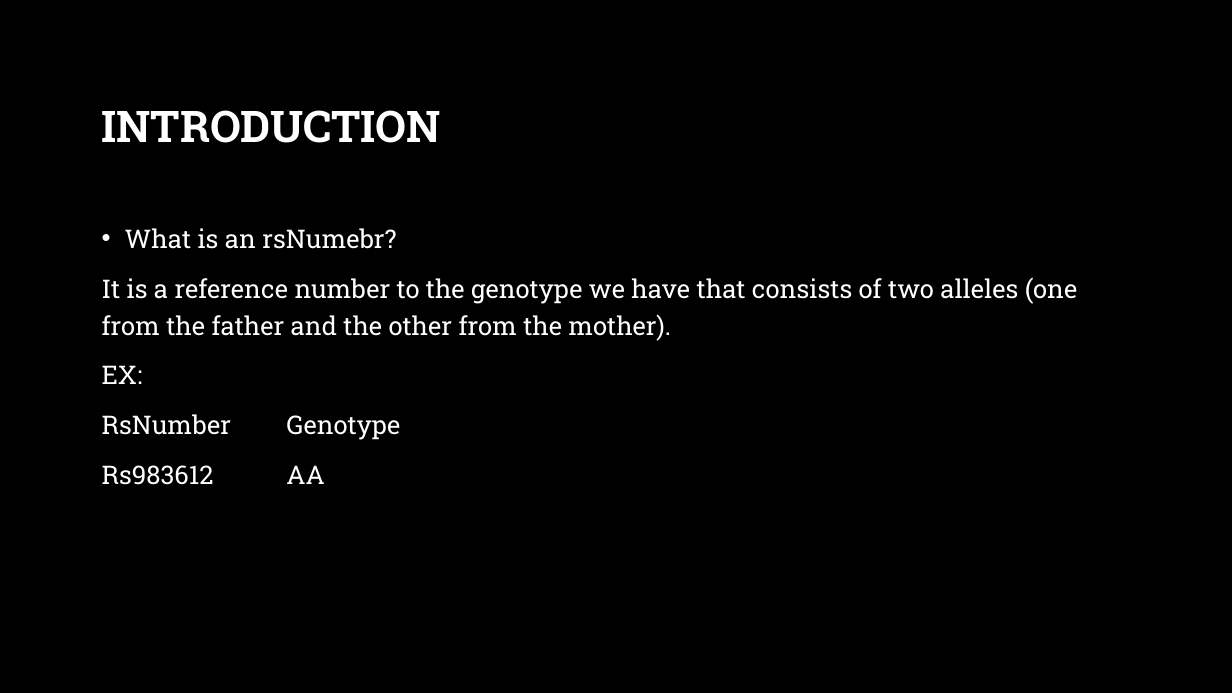
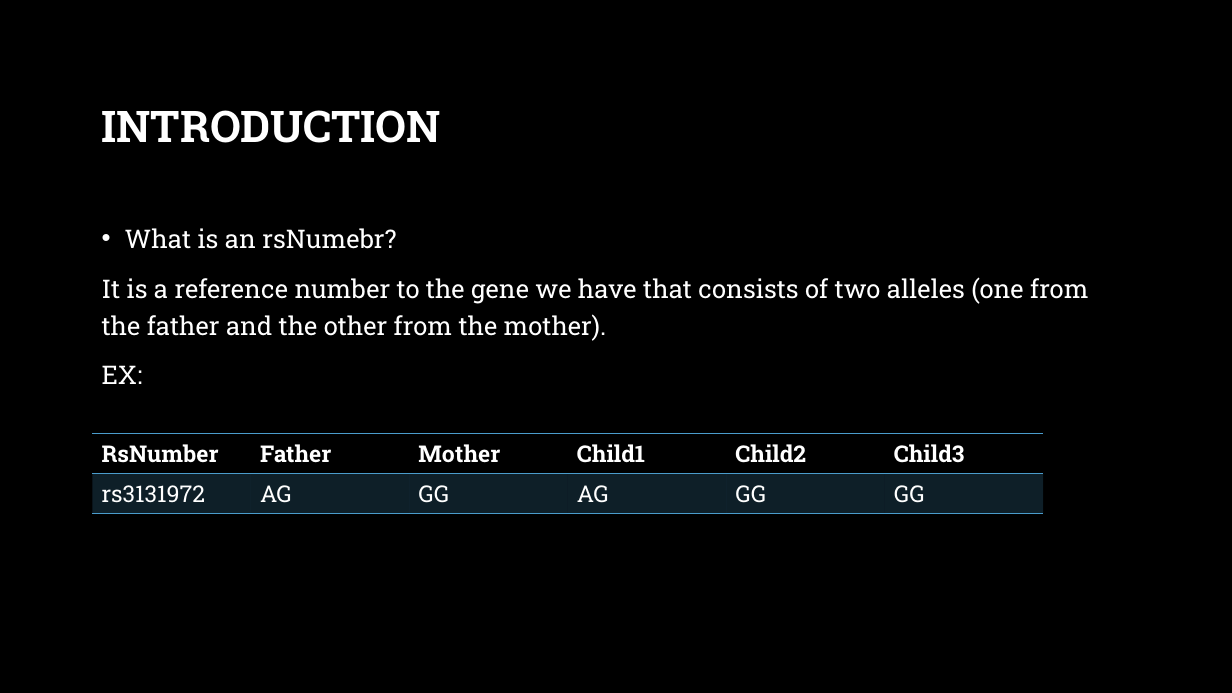
Before and after one commit to YoussifAssem/Genatac, a slide deck: slide 3 of E-Genetics/presentations/Genetics.pptx. Drawn at 1232x693 pixels with LibreOffice and Linux fonts; fonts in the diff are those of the drawing; background and template pictures are left out. Boxes give left, top, right and bottom in pixels: in the first picture for what was removed or moved away, otherwise in the second. Text is boxed around its words. In the diff, an @@ line names an element or a change of style, - is before the commit and + after.

```diff
--- a/E-Genetics/presentations/Genetics.pptx
+++ b/E-Genetics/presentations/Genetics.pptx
@@ text at <box>102,277,1088,341</box>: text changed @@
-It is a reference number to the genotype we have that consists of two alleles (one from the father and the other from the mother).
+It is a reference number to the gene we have that consists of two alleles (one from the father and the other from the mother).
@@ text at <box>102,414,400,485</box>: paragraphs removed @@
-RsNumber Genotype
-Rs983612 AA
@@ table added at <box>92,433,1046,508</box>, 2 rows, 6 columns @@
+RsNumber | Father | Mother | Child1 | Child2 | Child3
+rs3131972 | AG | GG | AG | GG | GG
```
Also in this commit, not shown: 8 other slides changed, 2 slides added, 1 slide removed.
